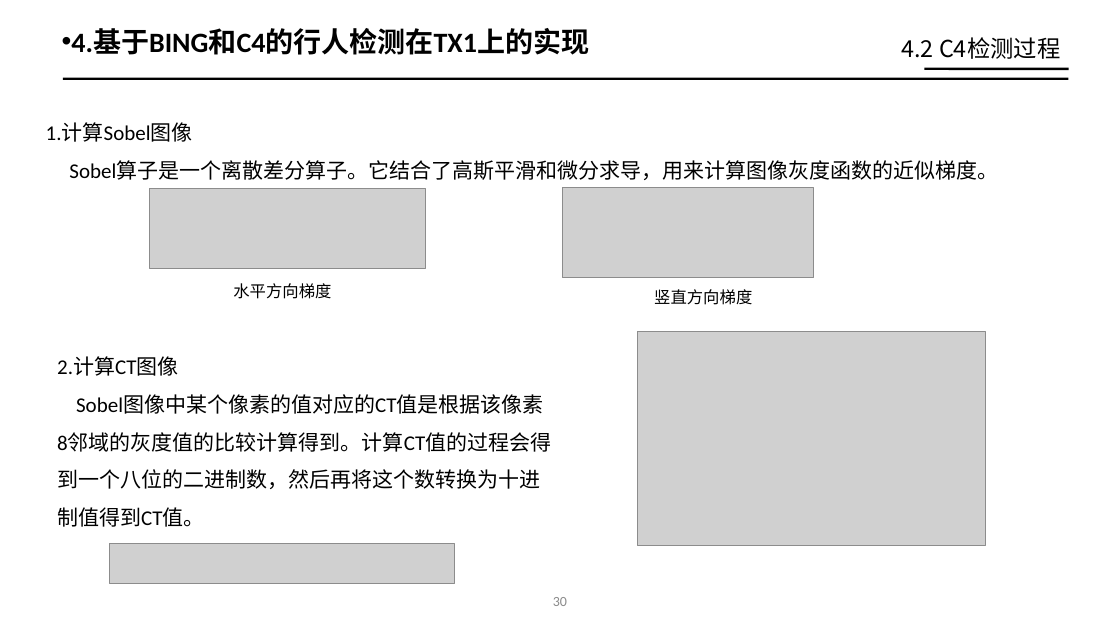
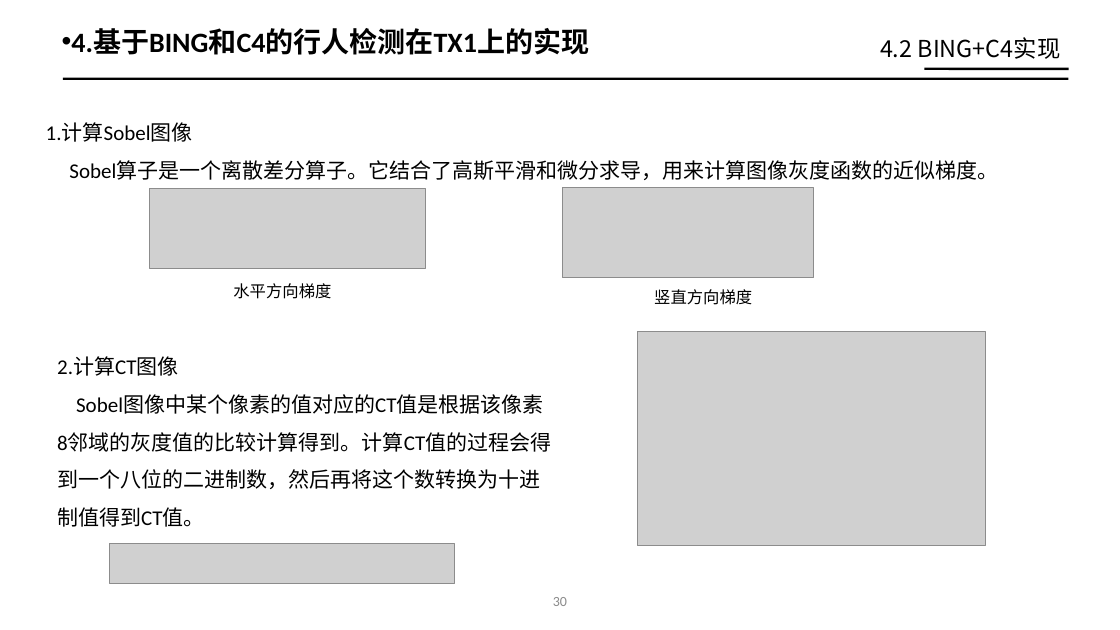
Before and after one commit to ailungoal/paper, a slide deck: slide 17 of 【王卫芳】硕士学位论文答辩.pptx (slide 31 before the commit). Drawn at 1120x630 pixels with LibreOffice and Linux fonts; fonts in the diff are those of the drawing; grey boxes stand for pictures. Boxes give left, top, right and bottom in pixels: in the first picture for what was removed or moved away, otherwise in the second. Text is boxed around its words. In the diff, an @@ line names an element or a change of style, - is before the commit and + after.

```diff
--- a/【王卫芳】硕士学位论文答辩.pptx
+++ b/【王卫芳】硕士学位论文答辩.pptx
@@ text at <box>880,37,1061,59</box>: text changed @@
-4.2 C4检测过程
+4.2 BING+C4实现
```
Also in this commit, not shown: 11 other slides changed, 7 slides added, 16 slides removed, 1 other file.
